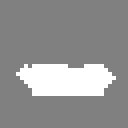
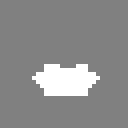
Before/after of a 128×128 layered artwork. What changed in the layer stack:
removed layer "Layer 3" over [left=16, top=64, right=116, bottom=96]
added layer "Layer 6" above "Layer 5" over [left=32, top=64, right=100, bottom=96]
